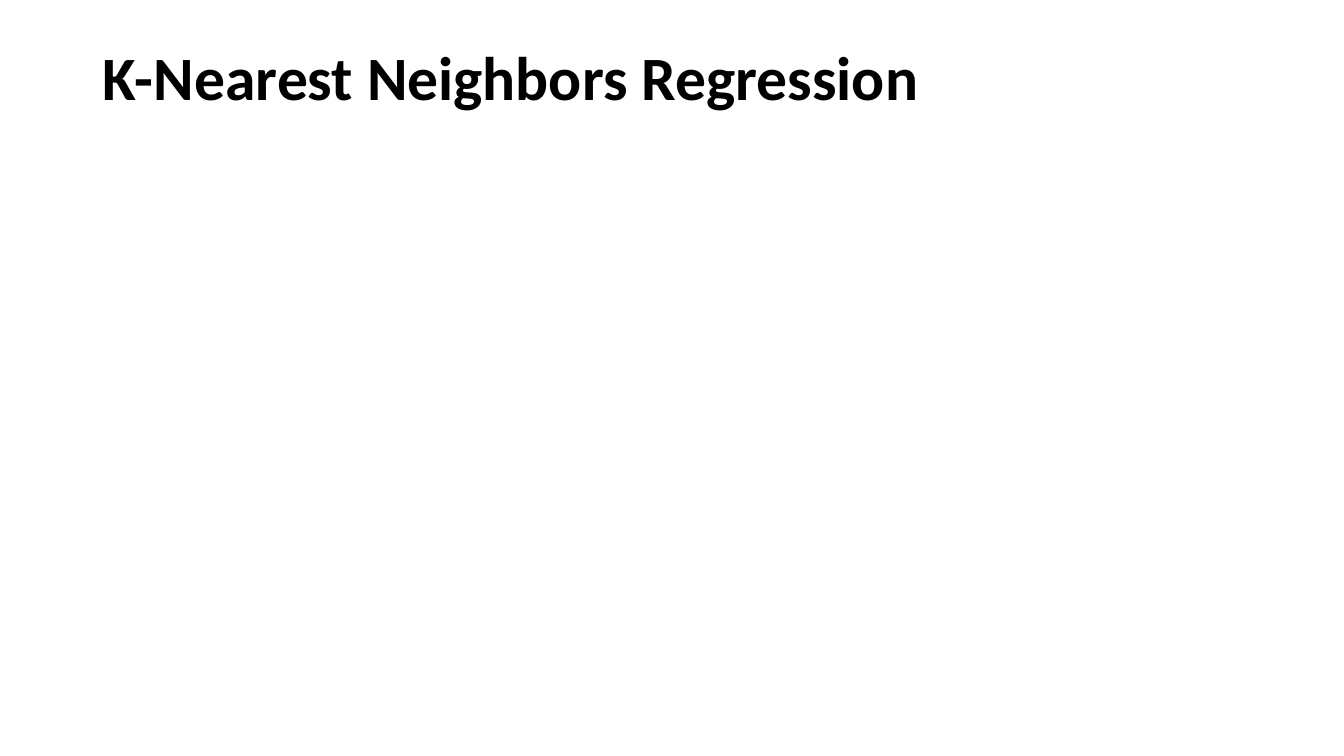
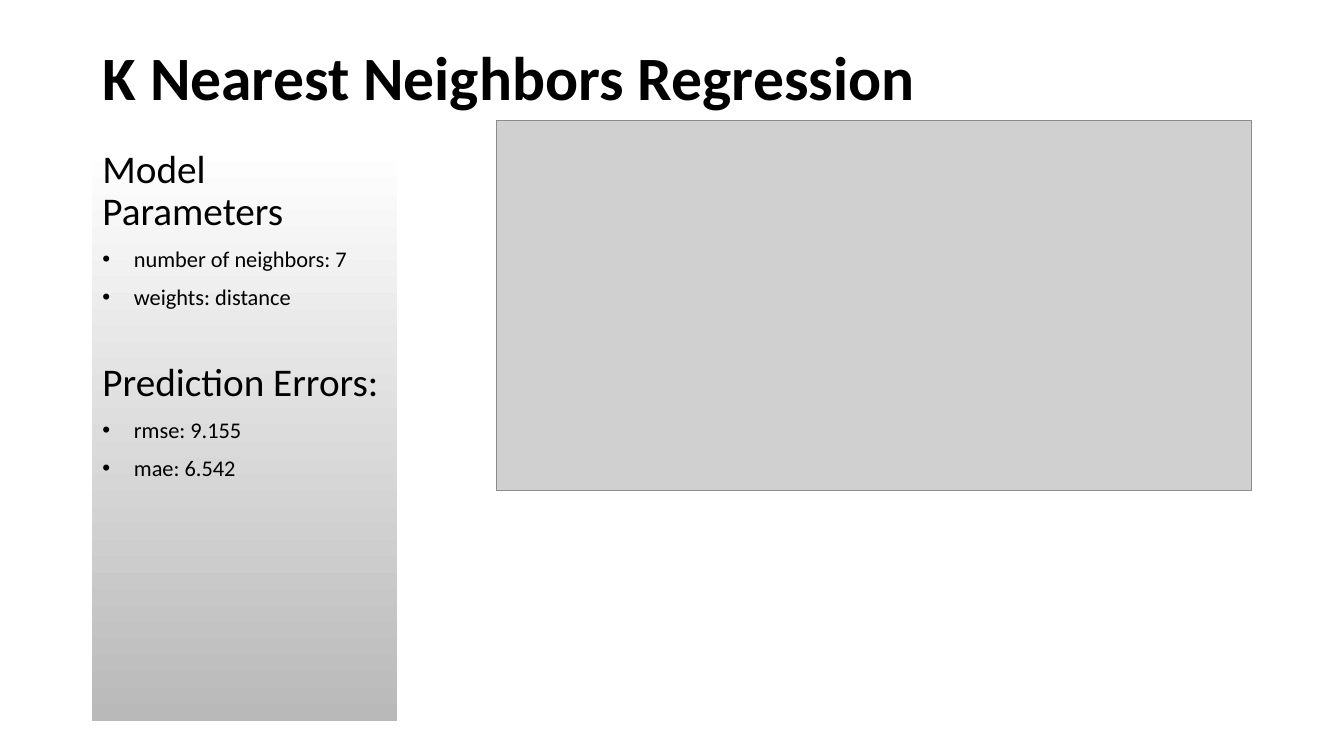
Before and after one commit to dev-desai/uot_ml_tp, a slide deck: slide 5 of Machine Learning - Concrete Strength.pptx. Drawn at 1344x756 pixels with LibreOffice and Linux fonts; fonts in the diff are those of the drawing; grey boxes stand for pictures. Boxes give left, top, right and bottom in pixels: in the first picture for what was removed or moved away, otherwise in the second. Text is boxed around its words. In the diff, an @@ line names an element or a change of style, - is before the commit and + after.

```diff
--- a/Machine Learning - Concrete Strength.pptx
+++ b/Machine Learning - Concrete Strength.pptx
@@ title at [102,56,914,111]: text changed @@
-K-Nearest Neighbors Regression
+K Nearest Neighbors Regression
@@ text added at [93,144,397,721], fill gradient #FFFFFF to #B9B9B9, 16 pt, text #000000 @@
+Model Parameters
+• number of neighbors: 7
+• weights: distance
+Prediction Errors:
+• rmse: 9.155
+• mae: 6.542
@@ picture added at [497,121,1252,491] @@
```
Also in this commit, not shown: 1 other slide changed.
